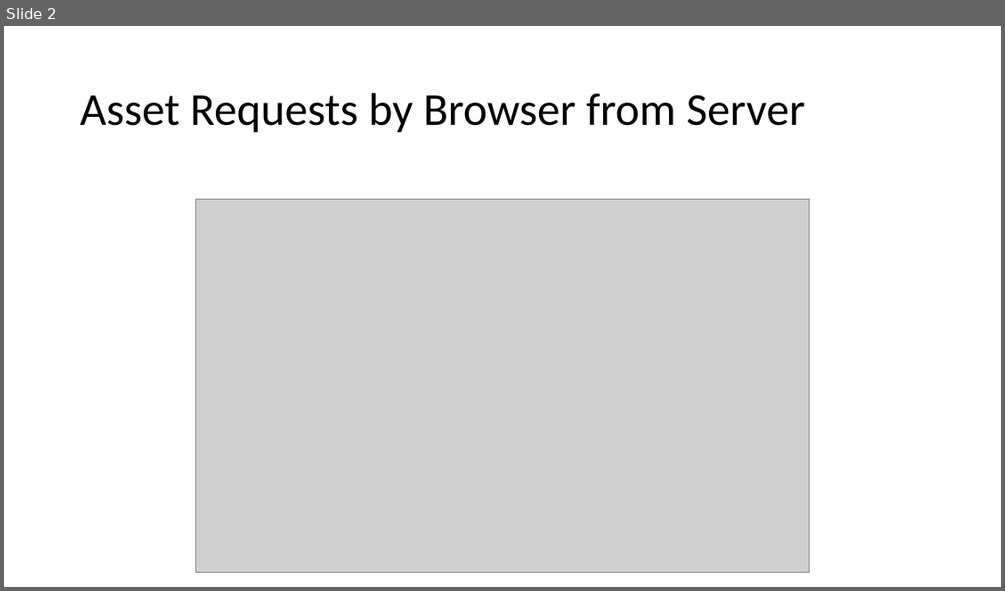
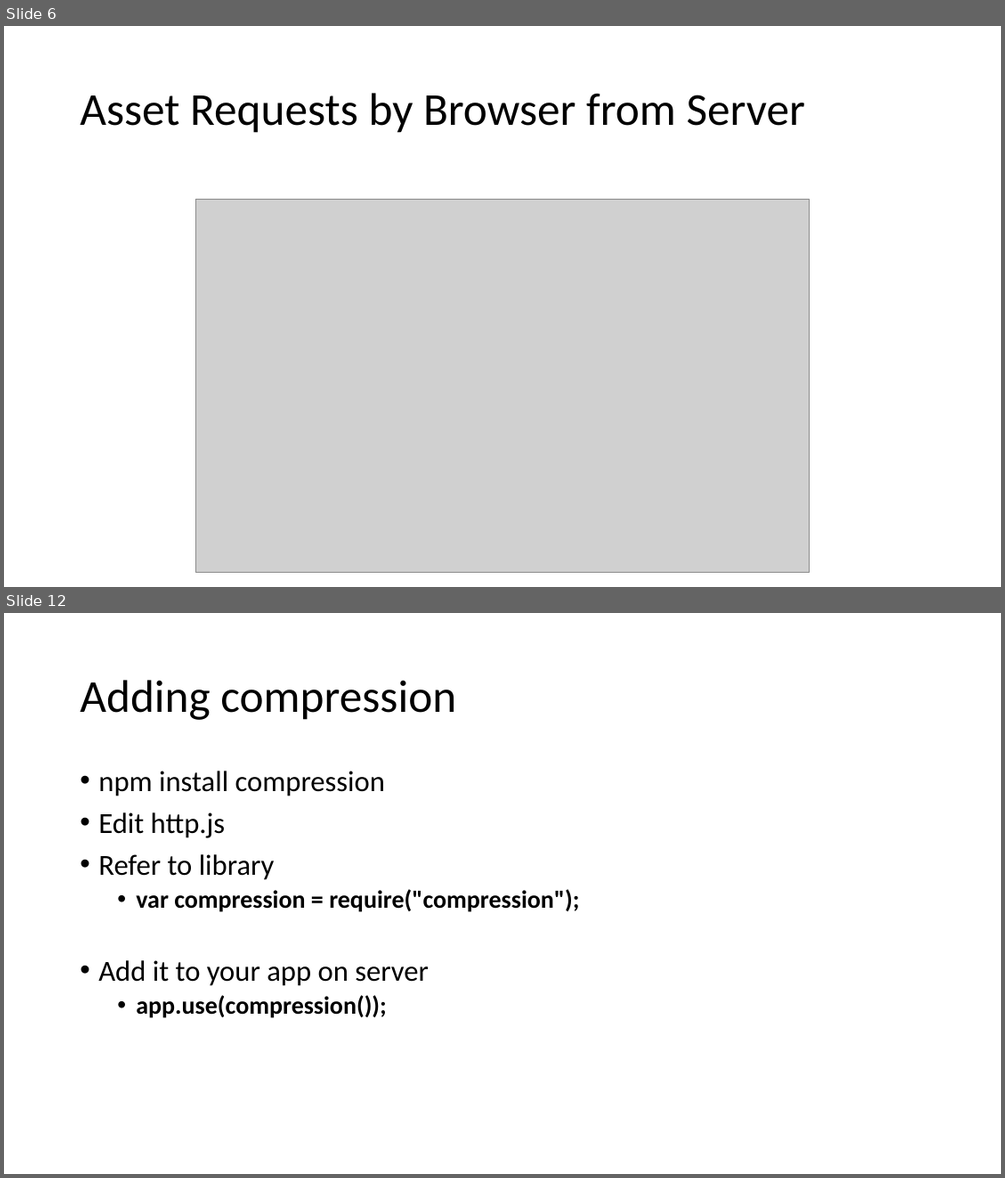
Before and after one commit to GTC-JS/ExtraPresentations, a slide deck: Web Optimization.pptx. Shown one above the other, each under a label of ours: slide 2 before the commit, slides 6 and 12 after it; the slides between them are not shown. The pictures are 1005x591 and 1005x1178 pixels, drawn with LibreOffice and Linux fonts; fonts in the diff are those of the drawing; grey boxes stand for pictures. Boxes give left, top, right and bottom in pixels: in the first picture for what was removed or moved away, otherwise in the second. Text is boxed around its words. In the diff, an @@ line names an element or a change of style, - is before the commit and + after.

```diff
--- a/Web Optimization.pptx
+++ b/Web Optimization.pptx
@@ slide 12 added at <box>4,613,1001,1174</box>, background #FFFFFF @@
@@ title added at <box>80,680,456,720</box>, 44 pt, text #000000 @@
+Adding compression
@@ text added at <box>98,771,579,1018</box>, 28 pt, text #000000 @@
+• npm install compression
+• Edit http.js
+• Refer to library
+  • var compression = require("compression");
+• Add it to your app on server
+  • app.use(compression());
@@ what was slide 2 is now slide 6 @@
```
Also in this commit, not shown: 17 other slides added.
